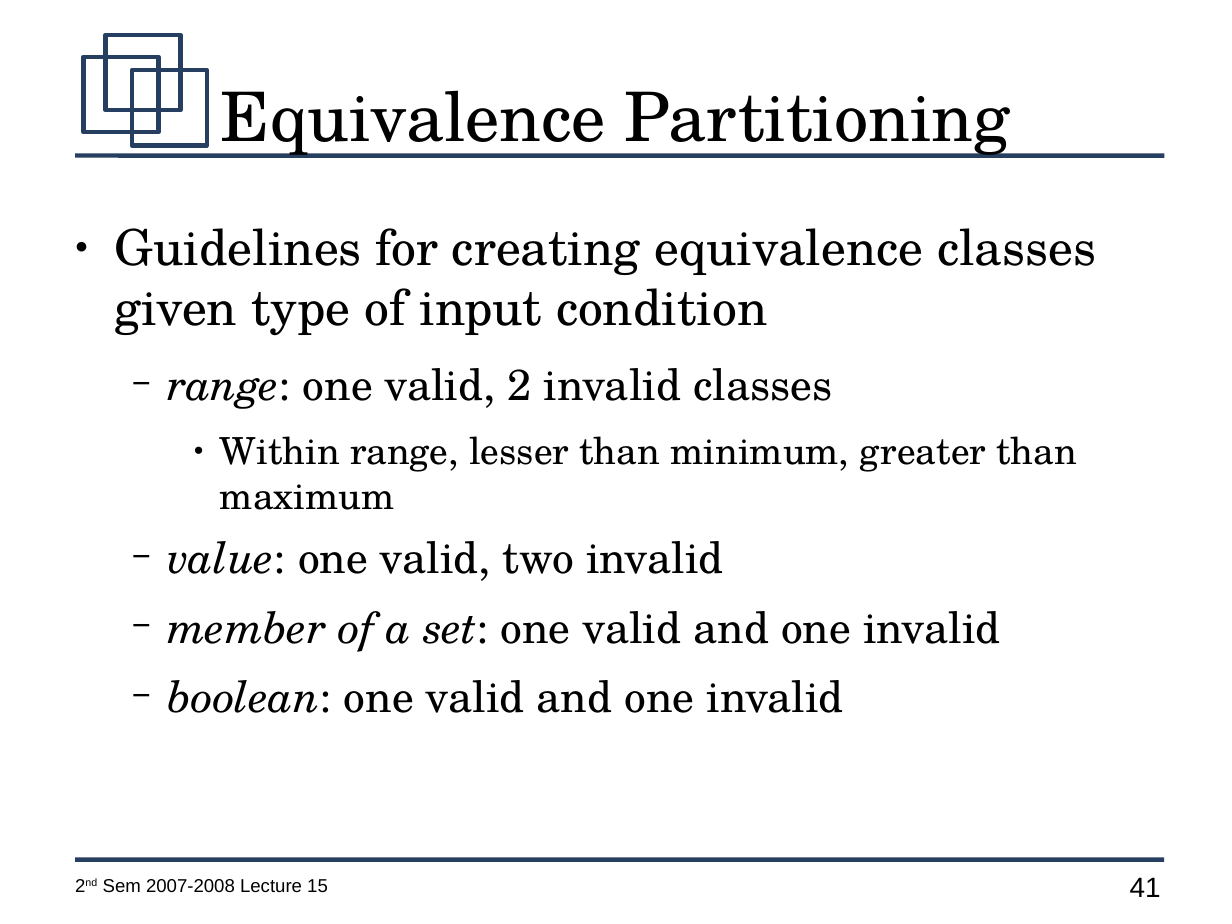
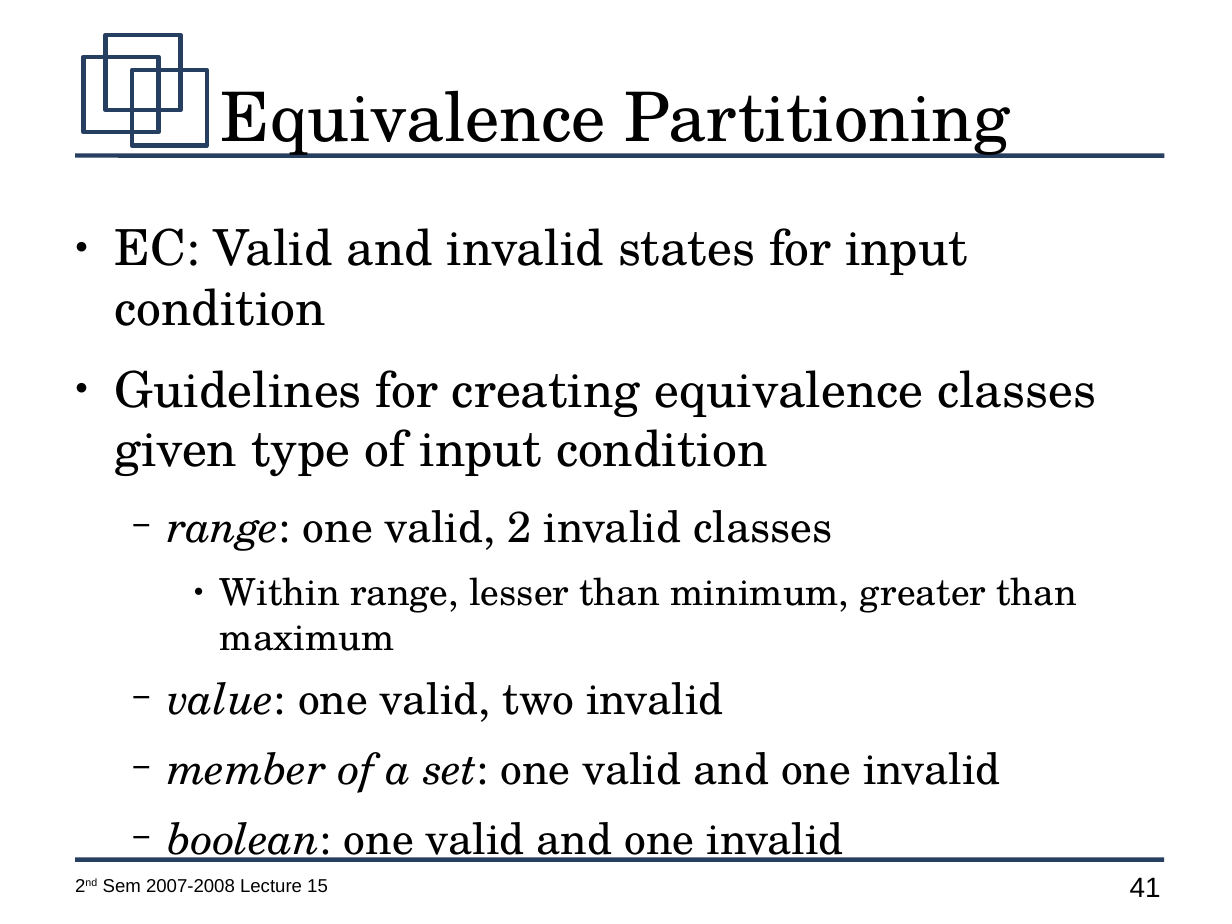
Before and after one commit to jachermocilla/jach-homepage, a slide deck: slide 41 of CMSC128-2nd-Sem-2007-L15.odp. Drawn at 1232x924 pixels with LibreOffice and Linux fonts; fonts in the diff are those of the drawing. Boxes give left, top, right and bottom in pixels: in the first picture for what was removed or moved away, otherwise in the second. Text is boxed around its words. In the diff, an @@ line names an element or a change of style, - is before the commit and + after.

```diff
--- a/CMSC128-2nd-Sem-2007-L15.odp
+++ b/CMSC128-2nd-Sem-2007-L15.odp
@@ text at (114, 228, 968, 326): paragraph added @@
+● EC: Valid and invalid states for input condition
```
Also in this commit, not shown: 1 other slide changed, 5 slides added, 1 slide removed.
